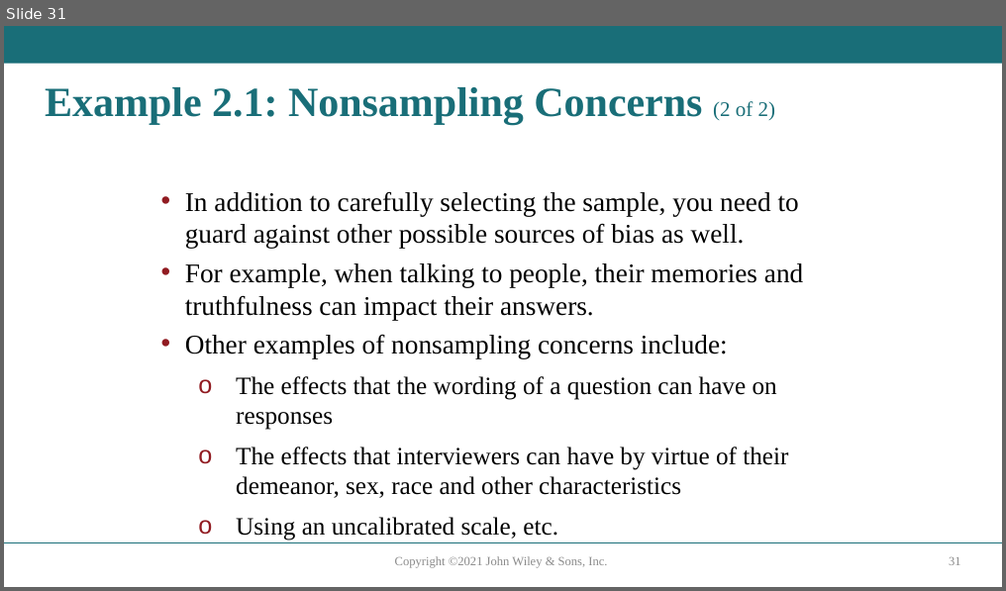
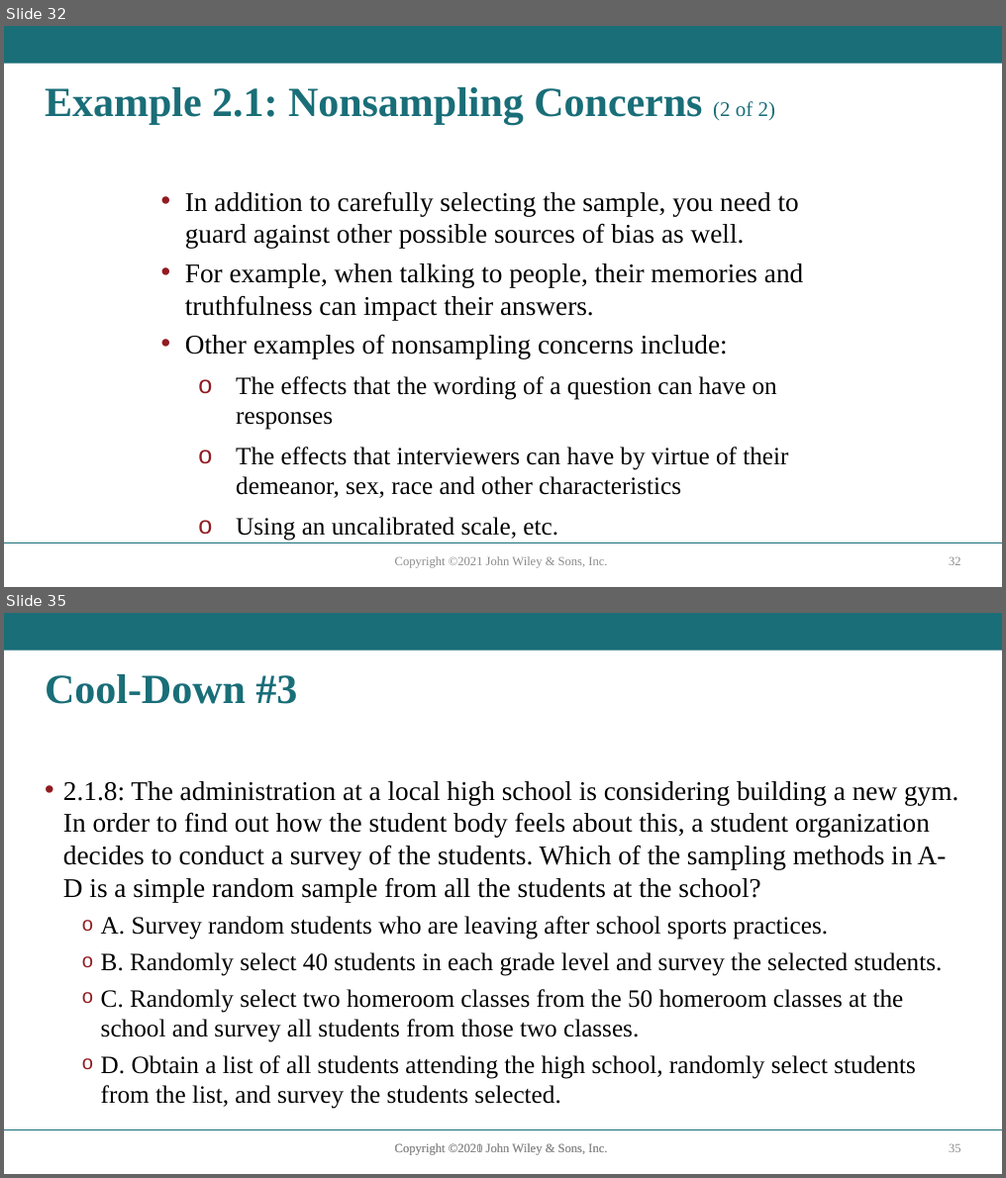
Before and after one commit to sroscoe2/MATH-104, a slide deck: Slides/Ch2.1-Roscoe26.pptx. Shown one above the other, each under a label of ours: slide 31 before the commit, slides 32 and 35 after it; the slides between them are not shown. The pictures are 1006x591 and 1006x1178 pixels, drawn with LibreOffice and Linux fonts; fonts in the diff are those of the drawing. Boxes give left, top, right and bottom in pixels: in the first picture for what was removed or moved away, otherwise in the second. Text is boxed around its words. In the diff, an @@ line names an element or a change of style, - is before the commit and + after.

```diff
--- a/Slides/Ch2.1-Roscoe26.pptx
+++ b/Slides/Ch2.1-Roscoe26.pptx
@@ slide 35 added at [4, 613, 1002, 1174], background #FFFFFF; not listed: 4 template elements that a slide beside it also shows @@
@@ title added at [45, 674, 297, 704], 40 pt, text #196E78, bold @@
+Cool-Down #3
@@ text added at [63, 781, 958, 1107], 24 pt, text #000000 @@
+• 2.1.8: The administration at a local high school is considering building a new gym. In order to find out how the student body feels about this, a student organization decides to conduct a survey of the students. Which of the sampling methods in A-D is a simple random sample from all the students at the school?
+  o A. Survey random students who are leaving after school sports practices.
+  o B. Randomly select 40 students in each grade level and survey the selected students.
+  o C. Randomly select two homeroom classes from the 50 homeroom classes at the school and survey all students from those two classes.
+  o D. Obtain a list of all students attending the high school, randomly select students from the list, and survey the students selected.
@@ text added at [449, 1144, 483, 1153], 12 pt, text #8C8C8C @@
+Copyright ©2020 John Wiley & Sons, Inc.
@@ what was slide 31 is now slide 32 @@
@@ page number at [948, 558, 961, 566]: text changed @@
-31
+32
```
Also in this commit, not shown: 3 other slides added, 1 other file.
